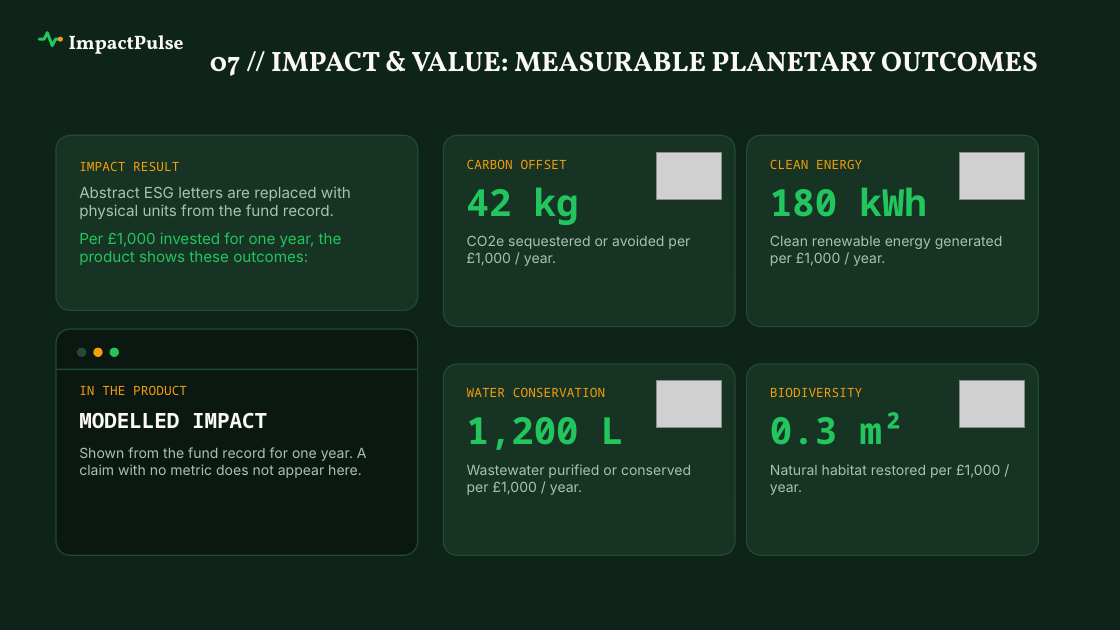
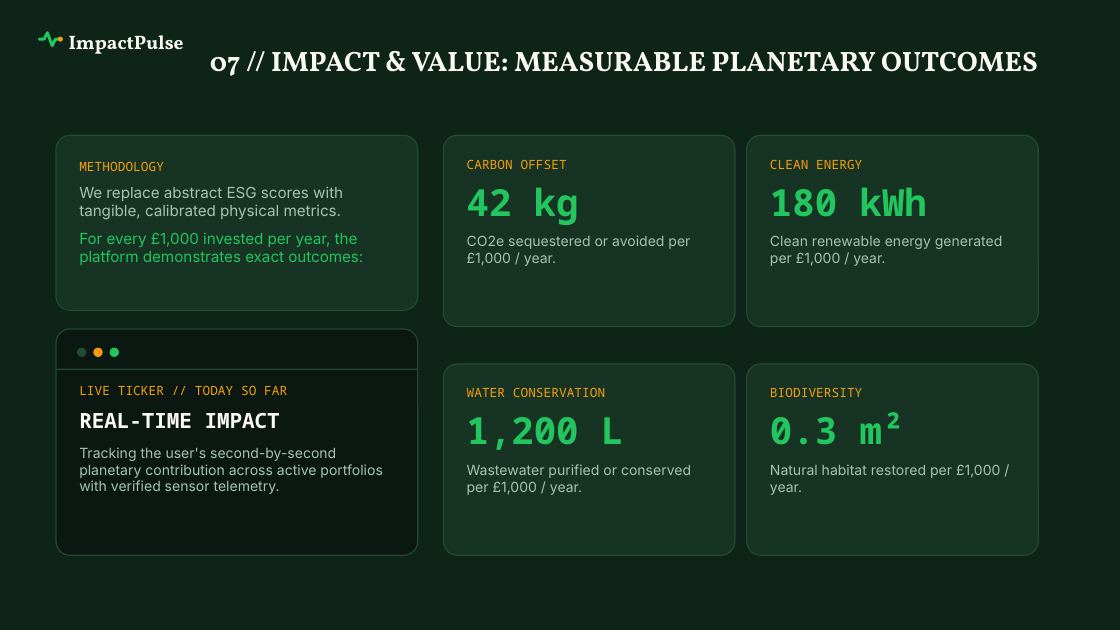
Before and after one commit to Siva-Subramaniam-DS/TCS-Project, a slide deck: slide 9 of ImpactPulse_TCS_Submission_12Slides.pptx. Drawn at 1120x630 pixels with LibreOffice and Linux fonts; fonts in the diff are those of the drawing; grey boxes stand for pictures; background and template pictures are left out; a plain dark background stands for a picture behind light text. Boxes give left, top, right and bottom in pixels: in the first picture for what was removed or moved away, otherwise in the second. Text is boxed around its words. In the diff, an @@ line names an element or a change of style, - is before the commit and + after.

```diff
--- a/ImpactPulse_TCS_Submission_12Slides.pptx
+++ b/ImpactPulse_TCS_Submission_12Slides.pptx
@@ rectangle added at (0,0,1120,629), fill #0F2419 @@
@@ text at (79,161,363,265): text changed; text colour #A8C2B1 to #22C55E @@
-IMPACT RESULT
-Abstract ESG letters are replaced with physical units from the fund record.
-Per £1,000 invested for one year, the product shows these outcomes:
+METHODOLOGY
+We replace abstract ESG scores with tangible, calibrated physical metrics.
+For every £1,000 invested per year, the platform demonstrates exact outcomes:
@@ picture removed at (656,152,721,199) @@
@@ picture removed at (960,152,1025,199) @@
@@ text at (79,385,382,494): text changed @@
-IN THE PRODUCT
-MODELLED IMPACT
-Shown from the fund record for one year. A claim with no metric does not appear here.
+LIVE TICKER // TODAY SO FAR
+REAL-TIME IMPACT
+Tracking the user's second-by-second planetary contribution across active portfolios with verified sensor telemetry.
@@ picture removed at (656,381,721,428) @@
@@ picture removed at (960,381,1025,428) @@
```
Also in this commit, not shown: 11 other slides changed, 17 other files.
